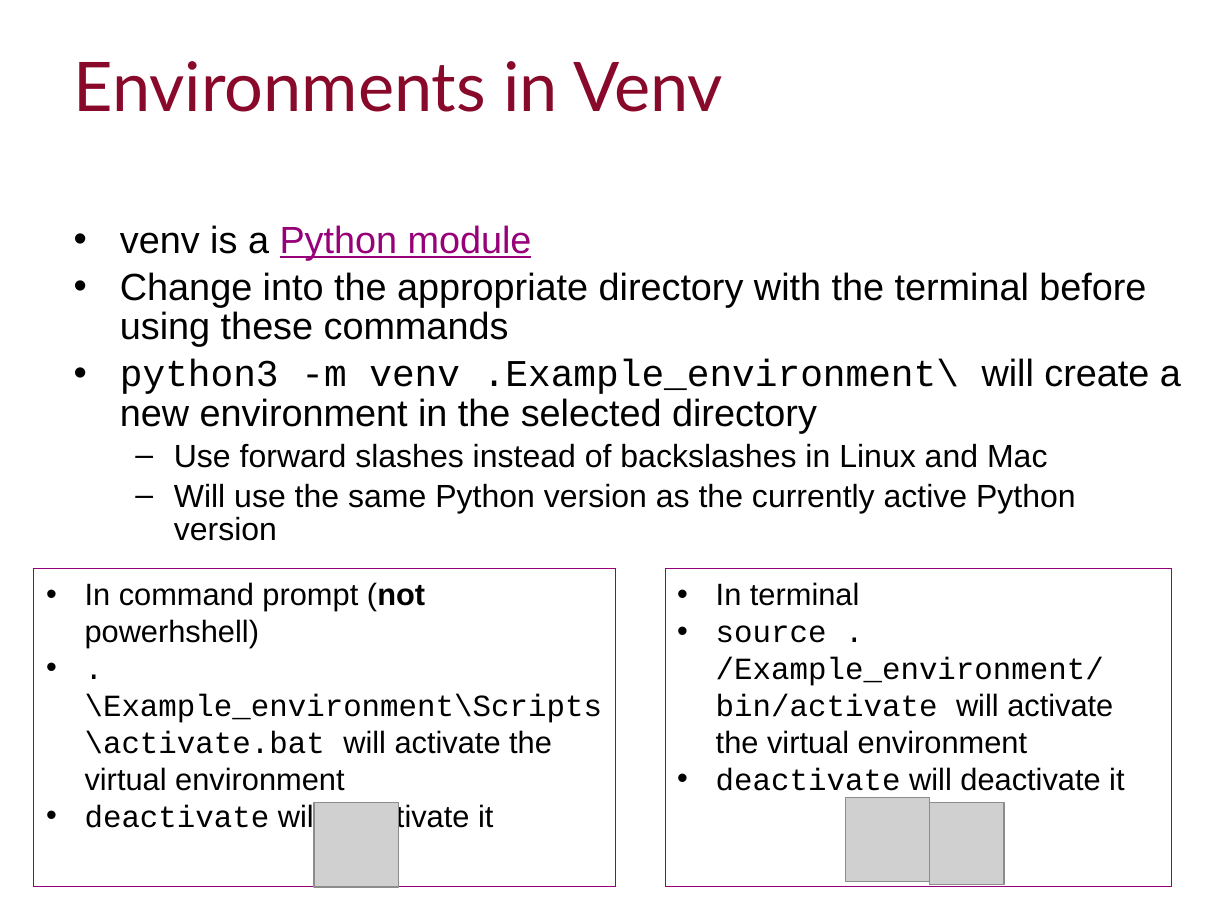
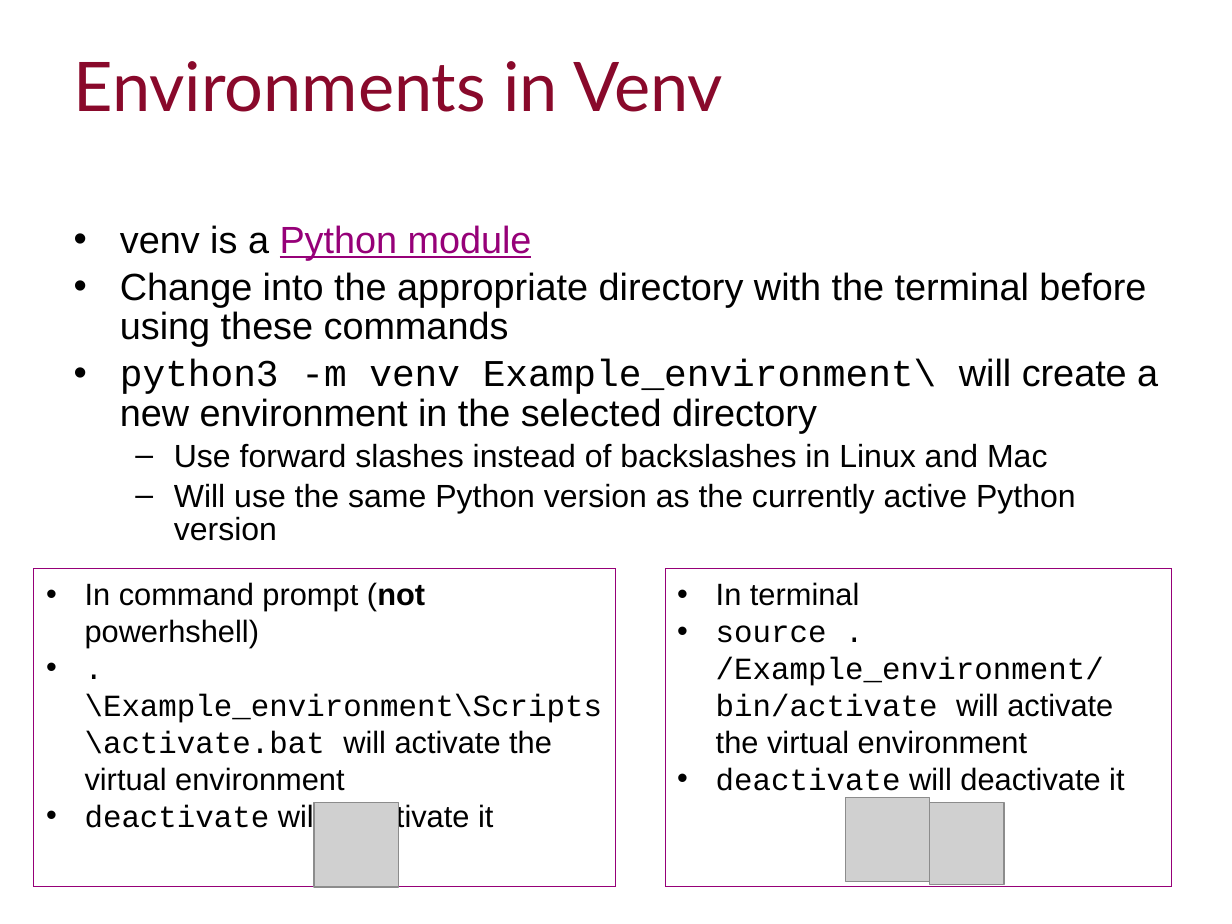
Before and after one commit to ImperialCollegeLondon/RCDS-managing-and-running-python-effectively, a slide deck: slide 9 of Managing and Running Python Effectively.pptx. Drawn at 1232x924 pixels with LibreOffice and Linux fonts; fonts in the diff are those of the drawing; grey boxes stand for pictures; background and template pictures are left out. Boxes give left, top, right and bottom in pixels: in the first picture for what was removed or moved away, otherwise in the second. Text is boxed around its words. In the diff, an @@ line names an element or a change of style, - is before the commit and + after.

```diff
--- a/Managing and Running Python Effectively.pptx
+++ b/Managing and Running Python Effectively.pptx
@@ text at [120,358,1158,433]: text changed @@
-• python3 -m venv .Example_environment\ will create a new environment in the selected directory
+• python3 -m venv Example_environment\ will create a new environment in the selected directory
```
Also in this commit, not shown: 1 other slide changed, 2 other files.
